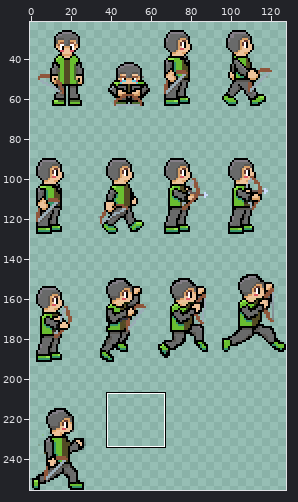
Sprite sheet -- Assets/Sprites/Characters/companion_spritesheet_fin.png. The first picture is a wide view before the edit; the outline marks the close-up.
Close-up. Before:
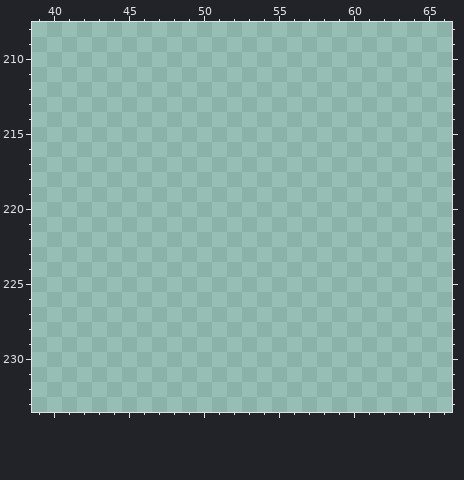
The file is 128x256 pixels. Pixels under 10% opacity are left out. Colours within 5 levels of each other are drawn and written as one. Shown: x 39..66, y 208..233. The wide view leaves out empty margins.
After the commit:
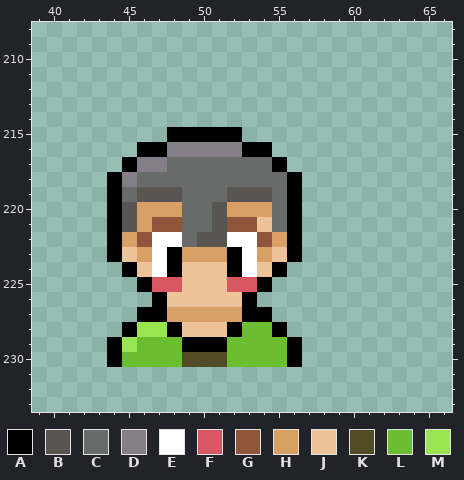
Palette (. is transparent): A #000000  B #595652  C #696a6a  D #847e87  E #ffffff  F #d95763  G #8f563b  H #d9a066  J #eec39a  K #524b24  L #6abe30  M #99e550
Diff:
Changed rows in their new state; - is an unchanged pixel.
first column x 44:
215 ----AAAAA----
216 --AADDDDDAA--
217 -ADDCCCCCCCA-
218 ADCCCCCCCCCCA
219 ACBBBCCCBBBCA
220 ABHHHCCBHHHCA
221 ABHGGCCBGGJCA
222 AHGEECBBEEGHA
223 AJHEAHHHAEHJA
224 -AJEAJJJAEJA-
225 --AFFJJJFFA--
226 ---AJJJJJA---
227 --AAHHHHHAA--
228 -AMMAJJJALLA-
229 AMLLLAAALLLLA
230 ALLLLKKKLLLLA
Changed places in both close-ups, as pixel boxes (x1, y1, x2, y2):
added: (107, 127, 302, 367)
